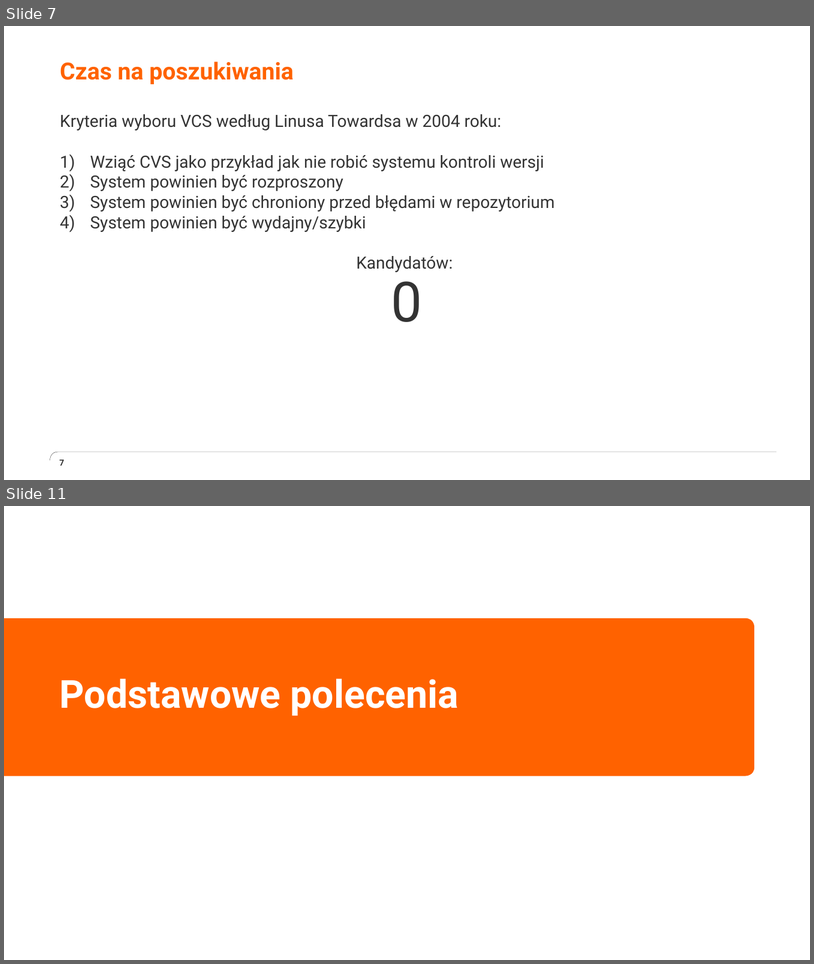
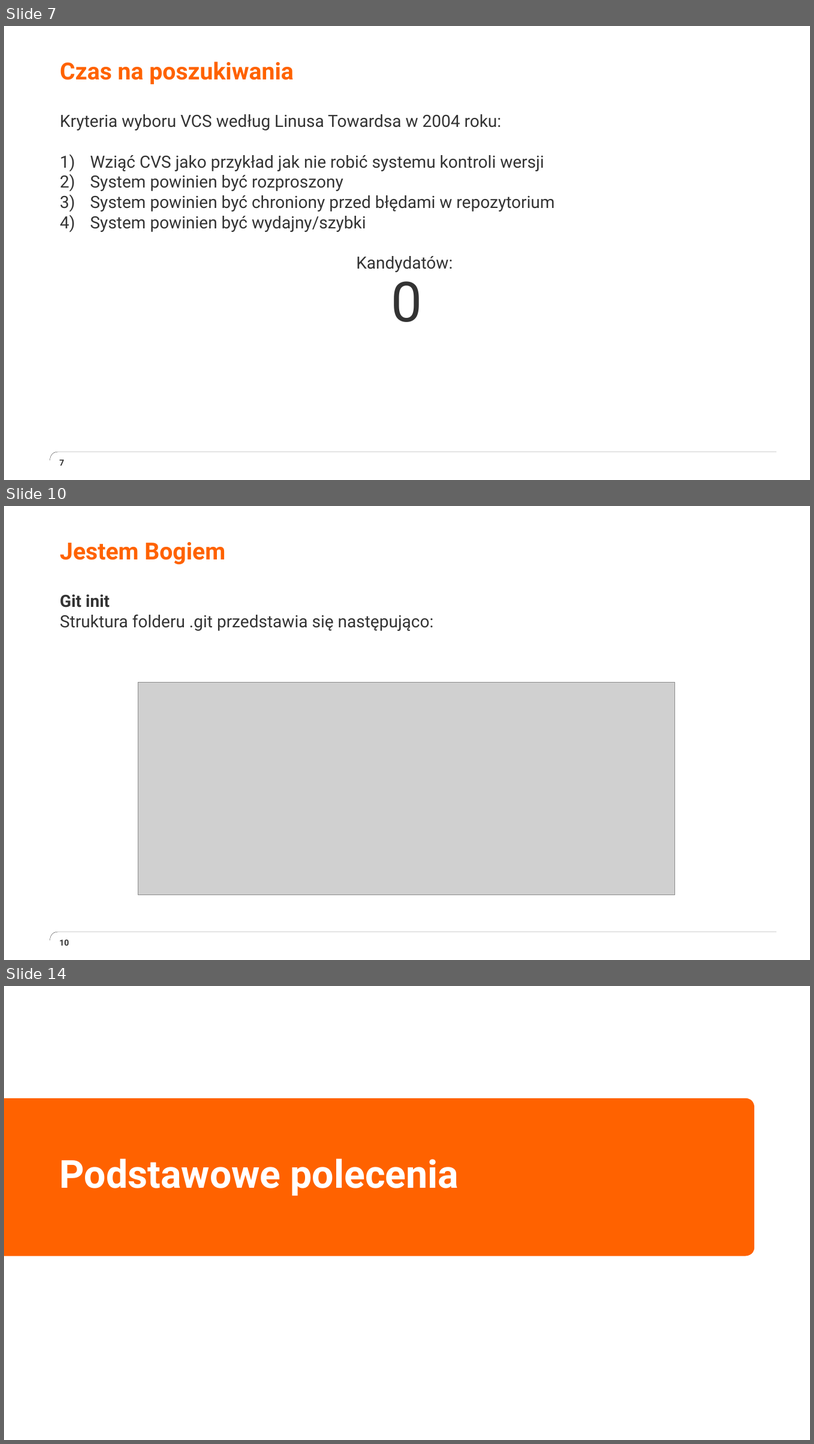
Before and after one commit to grazin/git_materialy, a slide deck: prezentacja/How git are you.pptx. Shown one above the other, each under a label of ours: slides 7 and 11 before the commit, slides 7, 10 and 14 after it; the slides between them are not shown. The pictures are 814x964 and 814x1444 pixels, drawn with LibreOffice and Linux fonts; fonts in the diff are those of the drawing; grey boxes stand for pictures; background and template pictures are left out. Boxes give left, top, right and bottom in pixels: in the first picture for what was removed or moved away, otherwise in the second. Text is boxed around its words. In the diff, an @@ line names an element or a change of style, - is before the commit and + after.

```diff
--- a/prezentacja/How git are you.pptx
+++ b/prezentacja/How git are you.pptx
@@ slide 10 added at [4, 506, 810, 960], background #FFFFFF; not listed: 1 template element that a slide beside it also shows @@
@@ title added at [60, 542, 225, 564], 28 pt, text #FF6200, bold @@
+Jestem Bogiem
@@ text added at [60, 594, 434, 631], 20 pt, text #333333 @@
+Git init
+  Struktura folderu .git przedstawia się następująco:
@@ picture added at [138, 682, 675, 894] @@
@@ page number added at [59, 939, 69, 945], 10 pt, text #333333, bold @@
+10
@@ what was slide 11 is now slide 14 @@
```
Also in this commit, not shown: 6 slides changed, 4 other slides added, 1 slide removed, 11 other files.
